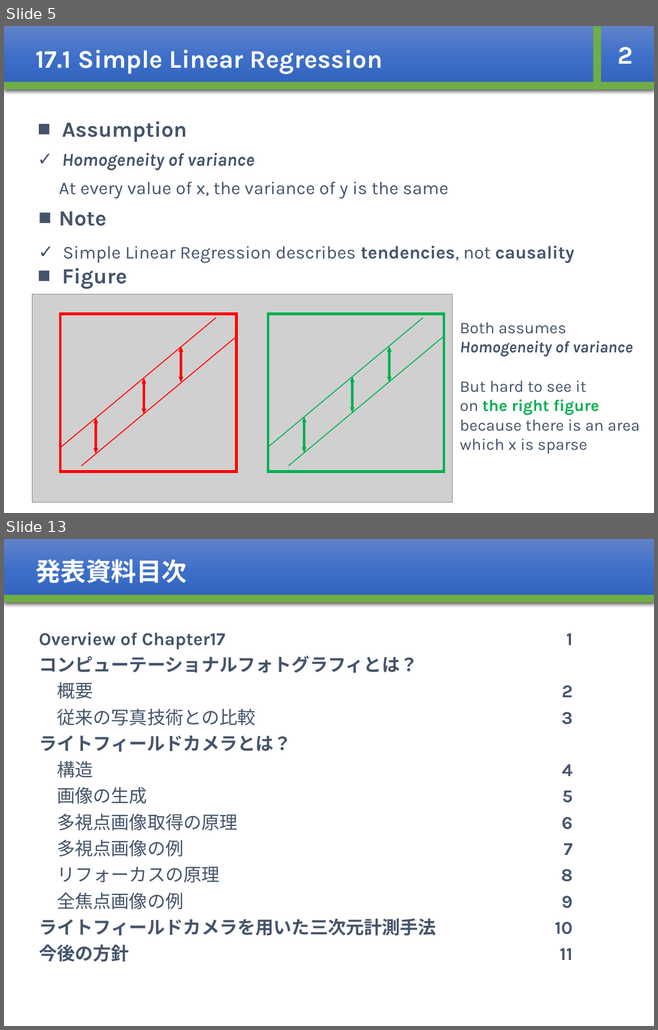
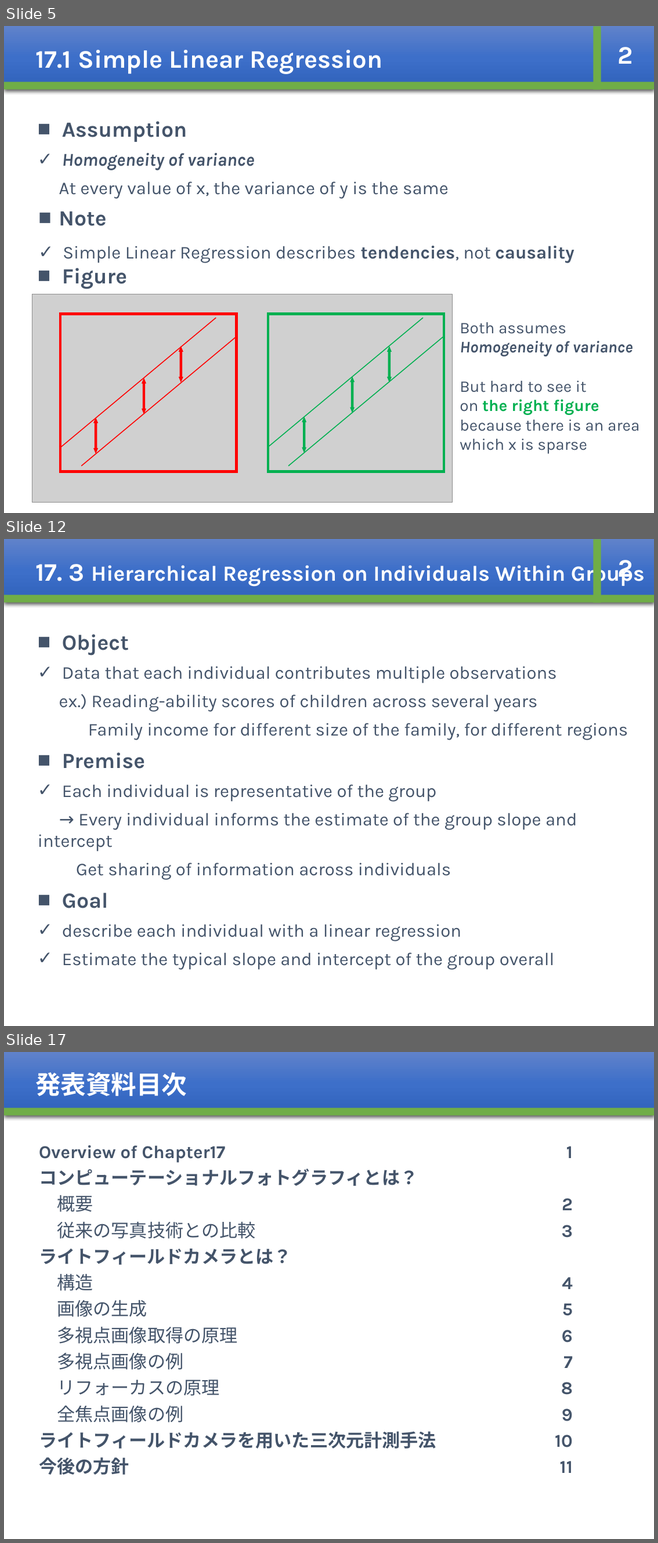
Before and after one commit to whcitizen/citizen-_task, a slide deck: 02_working/08_Bayesian/Bayesian_ch17_kajihara.pptx. Shown one above the other, each under a label of ours: slides 5 and 13 before the commit, slides 5, 12 and 17 after it; the slides between them are not shown. The pictures are 658x1030 and 658x1543 pixels, drawn with LibreOffice and Linux fonts; fonts in the diff are those of the drawing; grey boxes stand for pictures. Boxes give left, top, right and bottom in pixels: in the first picture for what was removed or moved away, otherwise in the second. Text is boxed around its words. In the diff, an @@ line names an element or a change of style, - is before the commit and + after.

```diff
--- a/02_working/08_Bayesian/Bayesian_ch17_kajihara.pptx
+++ b/02_working/08_Bayesian/Bayesian_ch17_kajihara.pptx
@@ slide 12 added at [4, 539, 654, 1026], background #FFFFFF @@
@@ rectangle added at [4, 539, 654, 603], fill gradient #6183CB to #3E70CA to #3062BB, 24 pt, text #FFFFFF, bold @@
+17. 3 Hierarchical Regression on Individuals Within Groups
@@ rectangle added at [593, 539, 601, 603], fill #70AD47 @@
@@ text added at [618, 560, 633, 584], 28 pt, text #FFFFFF, bold @@
+2
@@ rectangle added at [4, 595, 654, 603], fill #70AD47 @@
@@ text added at [38, 634, 628, 970], 20 pt, text #44546A @@
+■ Object
+✓ Data that each individual contributes multiple observations
+ex.) Reading-ability scores of children across several years
+Family income for different size of the family, for different regions
+■ Premise
+✓ Each individual is representative of the group
+→ Every individual informs the estimate of the group slope and intercept
+Get sharing of information across individuals
+■ Goal
+✓ describe each individual with a linear regression
+✓ Estimate the typical slope and intercept of the group overall
@@ what was slide 13 is now slide 17 @@
```
Also in this commit, not shown: 6 slides changed, 3 other slides added.
